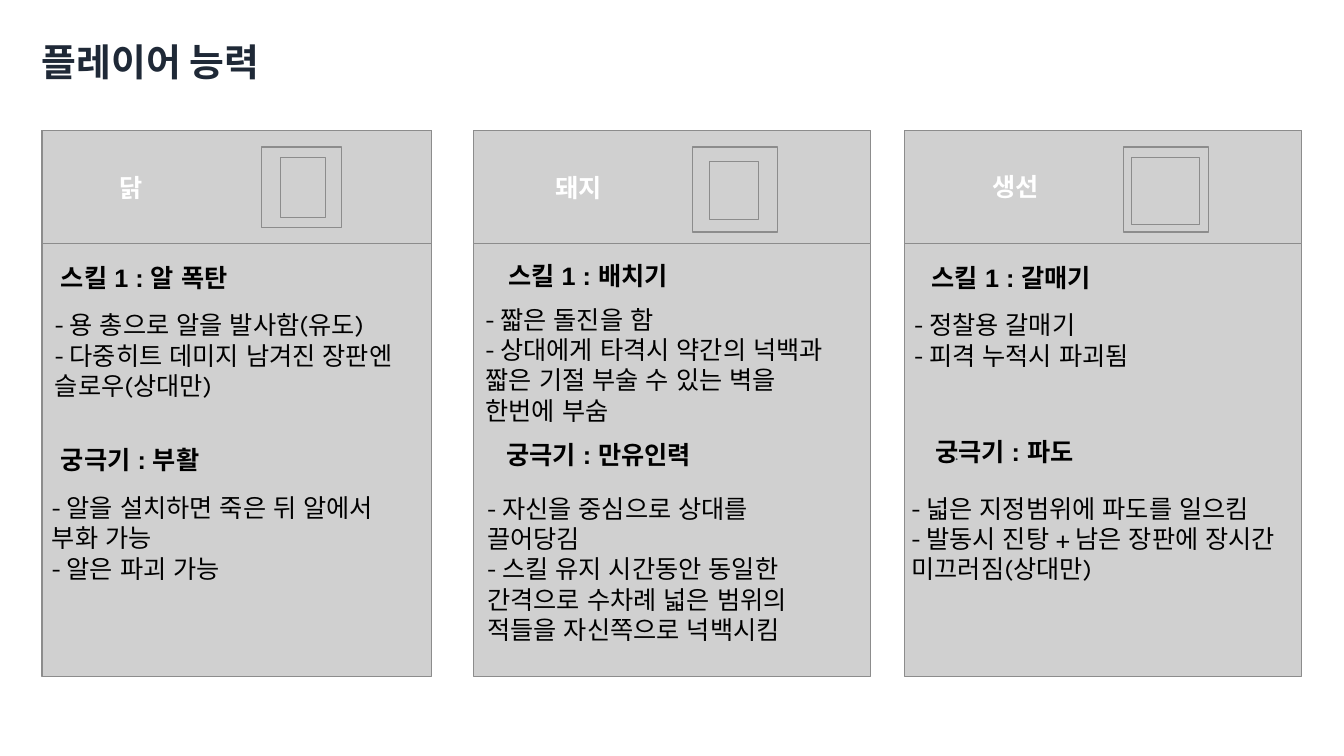
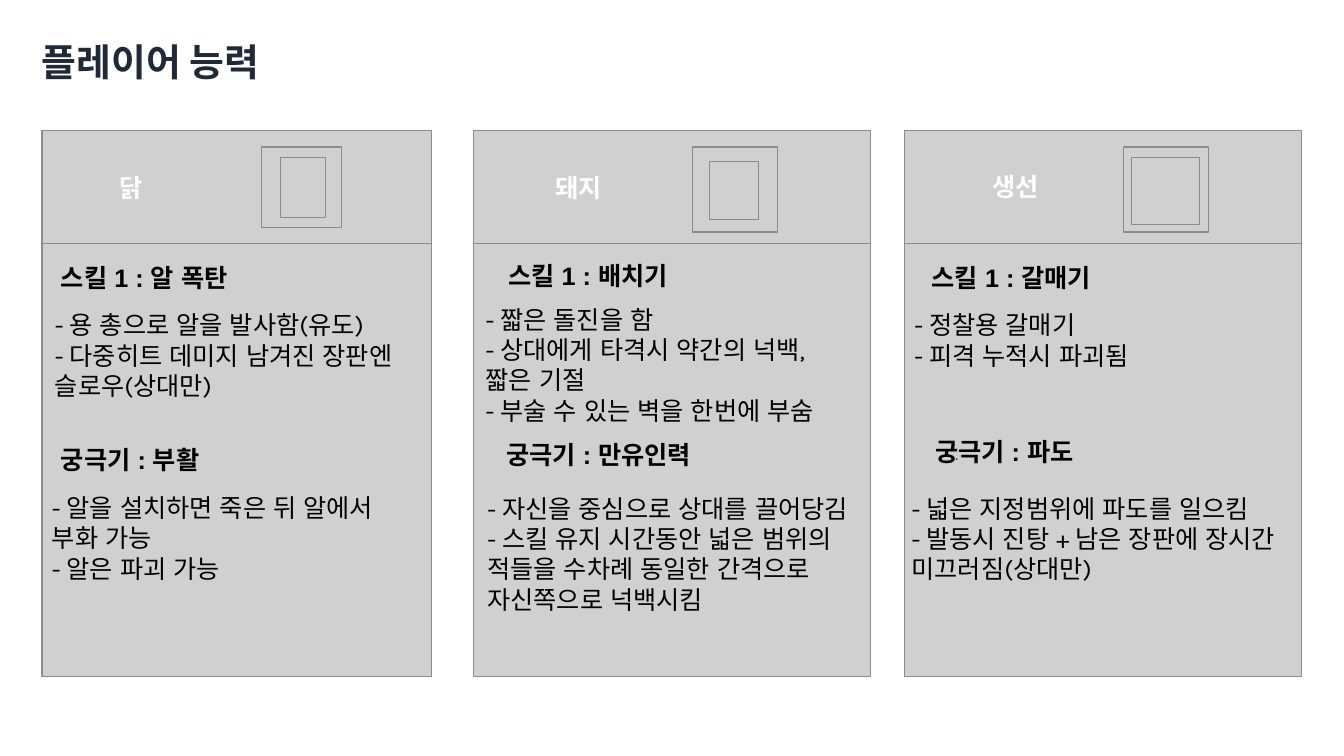
Before and after one commit to yunseo0129/2025_CapstoneGame, a slide deck: slide 10 of Design/종합설계기획.pptx. Drawn at 1344x756 pixels with LibreOffice and Linux fonts; fonts in the diff are those of the drawing; grey boxes stand for pictures; background and template pictures are left out. Boxes give left, top, right and bottom in pixels: in the first picture for what was removed or moved away, otherwise in the second. Text is boxed around its words. In the diff, an @@ line names an element or a change of style, - is before the commit and + after.

```diff
--- a/Design/종합설계기획.pptx
+++ b/Design/종합설계기획.pptx
@@ text at (x1=486, y1=338, x2=813, y2=422): text changed @@
-- 상대에게 타격시 약간의 넉백과 짧은 기절 부술 수 있는 벽을 한번에 부숨
+- 상대에게 타격시 약간의 넉백, 짧은 기절
+- 부술 수 있는 벽을 한번에 부숨
@@ text at (x1=487, y1=527, x2=832, y2=611): text changed @@
-- 스킬 유지 시간동안 동일한 간격으로 수차례 넓은 범위의 적들을 자신쪽으로 넉백시킴
+- 스킬 유지 시간동안 넓은 범위의 적들을 수차례 동일한 간격으로 자신쪽으로 넉백시킴
```
Also in this commit, not shown: 1 other slide changed.
